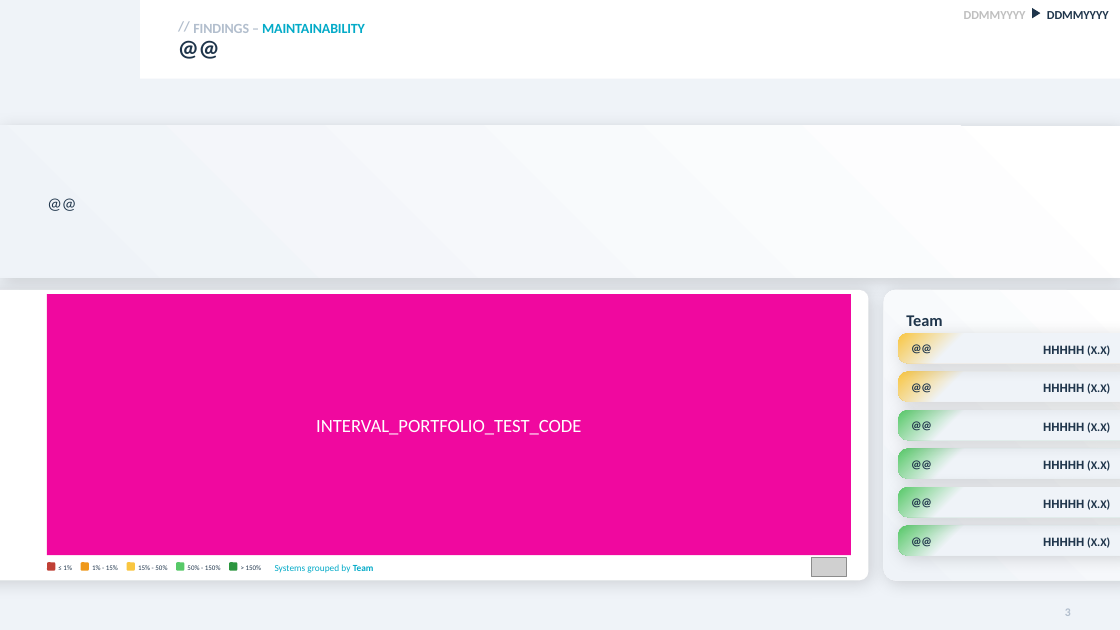
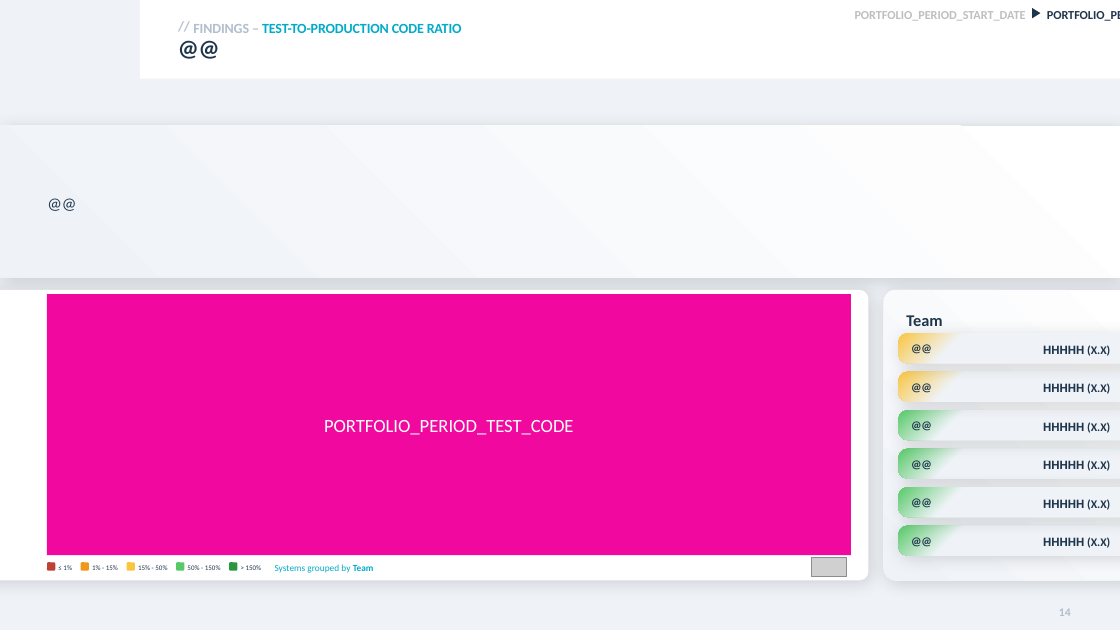
Before and after one commit to mardibiase/sigrid-integrations, a slide deck: slide 14 of report-generator/src/report_generator/presets/templates/sigrid-template.pptx (slide 3 before the commit). Drawn at 1120x630 pixels with LibreOffice and Linux fonts; fonts in the diff are those of the drawing; grey boxes stand for pictures; background and template pictures are left out. Boxes give left, top, right and bottom in pixels: in the first picture for what was removed or moved away, otherwise in the second. Text is boxed around its words. In the diff, an @@ line names an element or a change of style, - is before the commit and + after.

```diff
--- a/report-generator/src/report_generator/presets/templates/sigrid-template.pptx
+++ b/report-generator/src/report_generator/presets/templates/sigrid-template.pptx
@@ text at bbox=[193, 23, 462, 33]: text changed @@
-FINDINGS – MAINTAINABILITY
+FINDINGS – TEST-TO-PRODUCTION CODE RATIO
@@ text at bbox=[855, 11, 1026, 21]: text changed @@
-DDMMYYYY
+PORTFOLIO_PERIOD_START_DATE
@@ text at bbox=[1047, 11, 1120, 21]: text changed @@
-DDMMYYYY
+PORTFOLIO_PERIOD_END_DATE
@@ text in rectangle at bbox=[324, 420, 574, 435]: text changed @@
-INTERVAL_PORTFOLIO_TEST_CODE
+PORTFOLIO_PERIOD_TEST_CODE
@@ page number at bbox=[1059, 609, 1071, 616]: text changed @@
-3
+14
```
Also in this commit, not shown: 2 other slides changed, 11 slides added, 3 other files.
